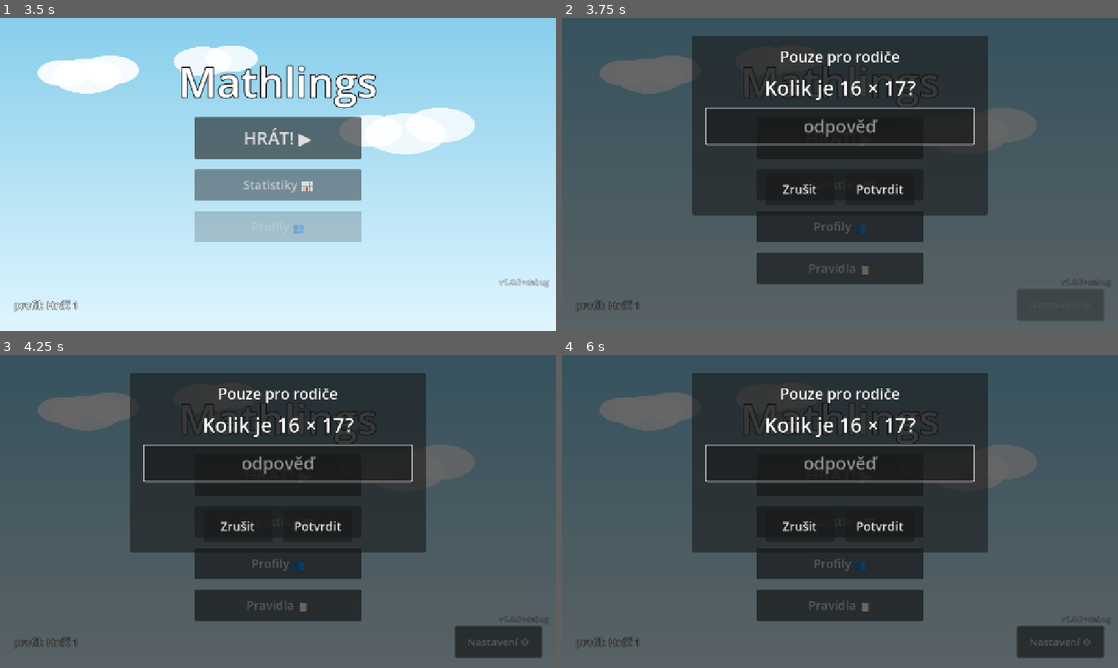
Above: before the commit, frames 1-4 (two rows, left to right).
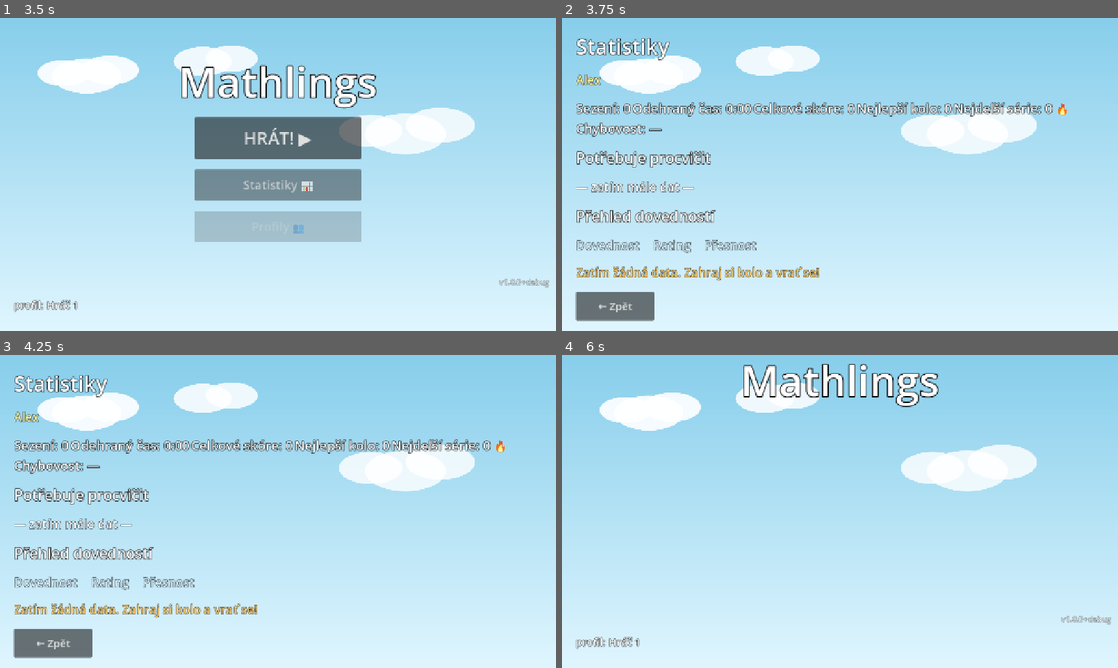
Above: after the commit, the same moments.

Repository: tomasbublik/Mathlings
Game: Godot game, scene res://scenes/main_menu/main_menu.tscn
Two runs of this game, one before a commit and one after it. Both use one fixed random seed, a clock stepped at 60 frames per second and the inputs below.
Inputs (mouse positions are in pixels of both pictures, inside the frame that each line leads up to):
- Up to frame 1 (3.5 s): click "English" at 0.5 s; click (278, 174) at 1.27 s; type "Alex" at 1.35 s; click "Vytvoř první profil" at 2 s; click "Čeština" at 2.75 s
- Up to frame 2 (3.75 s): click "Statistiky 📊" at 3.5 s
- Up to frame 3 (4.25 s): no input
- Up to frame 4 (6 s): click (617, 642) at 4.25 s, where only the run after the commit has a clickable "← Zpět"; click "Profily 👥" at 5 s; click (617, 642) at 5.75 s, where only the run after the commit has a clickable "← Zpět"

Frame 1 is identical in both runs. In frame 2, 99% of the frame differs, in the area x 0-100%, y 0-100%; in frame 3, 99%; in frame 4, 100%.

Commit message:
Keep text inputs above the soft keyboard, drop the parent gate
- Add KeyboardAvoider: slides content up while the Android on-screen
  keyboard is open so the input and its confirm button stay visible.
  Wired into the profile picker, profile manager and parent gate.
- Main menu opens Settings, Statistics and Profiles directly; the
  ParentGate scene is kept for a future, less annoying guard.
- Regenerate translation binaries with Godot 4.7.

Co-Authored-By: Claude Opus 5.5 (1M context) <noreply@anthropic.com>

Diff:
--- a/scenes/main_menu/main_menu.gd
+++ b/scenes/main_menu/main_menu.gd
@@ -2,7 +2,9 @@
 ## Main menu scene — entry point for the app.
 ## - "Hrát!" → scenes/game/game.tscn (or toast "Brzy!" if missing).
 ## - "Statistiky" → scenes/stats/stats.tscn (or toast).
-## - "Nastavení" → ParentGate → scenes/settings/settings.tscn.
+## - "Nastavení" → scenes/settings/settings.tscn.
+## ParentGate is currently not used (it annoyed more than it protected);
+## scenes/shared/parent_gate.* is kept for when a better guard is designed.
 ## - Profile badge reads SettingsStore + DB (fallback "Hráč 1").
 ## Reference: DESIGN §10.1, specs/P8a_main_menu.md
 
@@ -166,11 +168,6 @@
 
 
 func _on_stats_pressed() -> void:
-	var gate := ParentGate.open(self)
-	gate.passed.connect(_on_stats_gate_passed)
-
-
-func _on_stats_gate_passed() -> void:
 	if ResourceLoader.exists(STATS_SCENE):
 		get_tree().change_scene_to_file(STATS_SCENE)
 	else:
@@ -178,7 +175,6 @@
 
 
 func _on_rules_pressed() -> void:
-	# Rules screen is read-only and child-safe — no Parent Gate.
 	if ResourceLoader.exists(RULES_SCENE):
 		get_tree().change_scene_to_file(RULES_SCENE)
 	else:
@@ -186,12 +182,6 @@
 
 
 func _on_profiles_pressed() -> void:
-	# CRUD over profiles (delete, rename, ...) is grown-up territory; gate it.
-	var gate := ParentGate.open(self)
-	gate.passed.connect(_on_profiles_gate_passed)
-
-
-func _on_profiles_gate_passed() -> void:
 	if ResourceLoader.exists(PROFILES_SCENE):
 		get_tree().change_scene_to_file(PROFILES_SCENE)
 	else:
@@ -199,11 +189,6 @@
 
 
 func _on_settings_pressed() -> void:
-	var gate := ParentGate.open(self)
-	gate.passed.connect(_on_settings_gate_passed)
-
-
-func _on_settings_gate_passed() -> void:
 	if ResourceLoader.exists(SETTINGS_SCENE):
 		get_tree().change_scene_to_file(SETTINGS_SCENE)
 	else:
--- a/scenes/profiles/profile_manager.tscn
+++ b/scenes/profiles/profile_manager.tscn
@@ -1,7 +1,8 @@
-[gd_scene load_steps=3 format=3 uid="uid://cprofmgr00001"]
+[gd_scene load_steps=4 format=3 uid="uid://cprofmgr00001"]
 
 [ext_resource type="Script" path="res://scenes/profiles/profile_manager.gd" id="1_mgr"]
 [ext_resource type="Texture2D" path="res://assets/images/backgrounds/bg_sky.svg" id="2_bg"]
+[ext_resource type="Script" path="res://scripts/ui/keyboard_avoider.gd" id="3_kbavoid"]
 
 [node name="ProfileManager" type="Control"]
 layout_mode = 3
@@ -112,3 +113,8 @@
 custom_minimum_size = Vector2(180, 64)
 theme_override_font_sizes/font_size = 24
 text = "← Zpět"
+
+[node name="KeyboardAvoider" type="Node" parent="." node_paths=PackedStringArray("target", "keep_visible")]
+script = ExtResource("3_kbavoid")
+target = NodePath("../ScrollContainer")
+keep_visible = NodePath("../ScrollContainer/VBox/AddRow")
--- a/scenes/profiles/profile_picker.tscn
+++ b/scenes/profiles/profile_picker.tscn
@@ -1,7 +1,8 @@
-[gd_scene load_steps=3 format=3 uid="uid://cprofpick0001"]
+[gd_scene load_steps=4 format=3 uid="uid://cprofpick0001"]
 
 [ext_resource type="Script" path="res://scenes/profiles/profile_picker.gd" id="1_picker"]
 [ext_resource type="Texture2D" path="res://assets/images/backgrounds/bg_sky.svg" id="2_bg"]
+[ext_resource type="Script" path="res://scripts/ui/keyboard_avoider.gd" id="3_kbavoid"]
 
 [node name="ProfilePicker" type="Control"]
 layout_mode = 3
@@ -89,3 +90,8 @@
 theme_override_constants/outline_size = 6
 theme_override_font_sizes/font_size = 30
 horizontal_alignment = 1
+
+[node name="KeyboardAvoider" type="Node" parent="." node_paths=PackedStringArray("target", "keep_visible")]
+script = ExtResource("3_kbavoid")
+target = NodePath("../ContentVBox")
+keep_visible = NodePath("../ContentVBox/EmptyState")
--- a/scenes/shared/parent_gate.tscn
+++ b/scenes/shared/parent_gate.tscn
@@ -1,6 +1,7 @@
-[gd_scene load_steps=2 format=3 uid="uid://cpg8wzzrdparg"]
+[gd_scene load_steps=3 format=3 uid="uid://cpg8wzzrdparg"]
 
 [ext_resource type="Script" path="res://scenes/shared/parent_gate.gd" id="1_gate"]
+[ext_resource type="Script" path="res://scripts/ui/keyboard_avoider.gd" id="2_kbavoid"]
 
 [node name="ParentGate" type="CanvasLayer"]
 layer = 10
@@ -84,3 +85,8 @@
 custom_minimum_size = Vector2(160, 72)
 theme_override_font_sizes/font_size = 28
 text = "Potvrdit"
+
+[node name="KeyboardAvoider" type="Node" parent="." node_paths=PackedStringArray("target", "keep_visible")]
+script = ExtResource("2_kbavoid")
+target = NodePath("../Panel")
+keep_visible = NodePath("../Panel/Margin/VBox/Buttons")
--- /dev/null
+++ b/scripts/ui/keyboard_avoider.gd
@@ -0,0 +1,79 @@
+class_name KeyboardAvoider
+extends Node
+## Slides `target` upwards while the on-screen keyboard is open so that
+## `keep_visible` (typically the input + its confirm button) stays above it.
+##
+## Godot on Android does not resize the window when the soft keyboard
+## appears, so in landscape the keyboard covers the lower ~half of the
+## screen — including any centred text field. Drop this node into a scene,
+## point it at the content container and the controls that must stay
+## readable, and it handles the rest.
+##
+## The offset maths lives in the pure `compute_shift` so it can be
+## unit-tested without a device.
+
+## Gap (canvas units) kept between the keyboard / screen top and the content.
+const MARGIN: float = 16.0
+
+## How quickly the content follows the keyboard (higher = snappier).
+const FOLLOW_SPEED: float = 14.0
+
+## Control that gets moved up. Must not be a child of a Container, or the
+## container would immediately undo the offset.
+@export var target: Control
+
+## Control whose rect must end up above the keyboard. Defaults to `target`.
+@export var keep_visible: Control
+
+var _base_y: float = 0.0
+var _shift: float = 0.0
+
+
+func _ready() -> void:
+	if keep_visible == null:
+		keep_visible = target
+	if target != null:
+		_base_y = target.position.y
+
+
+func _process(delta: float) -> void:
+	if target == null or not keep_visible.is_visible_in_tree():
+		return
+	var desired := _desired_shift()
+	if is_zero_approx(desired) and is_zero_approx(_shift):
+		# Keyboard closed and at rest — re-sync with any layout change
+		# (e.g. rotation re-evaluating anchors).
+		_base_y = target.position.y
+		return
+	_shift = lerpf(_shift, desired, minf(1.0, delta * FOLLOW_SPEED))
+	if absf(_shift - desired) < 0.5:
+		_shift = desired
+	target.position.y = _base_y - _shift
+
+
+func _desired_shift() -> float:
+	var kb_px: int = DisplayServer.virtual_keyboard_get_height()
+	if kb_px <= 0:
+		return 0.0
+	var view_h: float = get_viewport().get_visible_rect().size.y
+	var window_h: float = float(DisplayServer.window_get_size().y)
+	if window_h <= 0.0:
+		return 0.0
+	# Keyboard height is reported in physical pixels; the UI lives in
+	# stretched canvas units.
+	var kb_top: float = view_h - kb_px * (view_h / window_h)
+	# Rect as it would be without our current shift applied.
+	var rect := keep_visible.get_global_rect()
+	return compute_shift(rect.position.y + _shift, rect.end.y + _shift, kb_top)
+
+
+## Returns how far (canvas units, >= 0) content must move up so the span
+## [rect_top, rect_bottom] sits above `kb_top`. If the span is taller than
+## the space left, its top is pinned to MARGIN instead — the first field
+## stays readable and the rest tucks under the keyboard.
+static func compute_shift(rect_top: float, rect_bottom: float, kb_top: float) -> float:
+	var needed := rect_bottom + MARGIN - kb_top
+	if needed <= 0.0:
+		return 0.0
+	var max_allowed := maxf(0.0, rect_top - MARGIN)
+	return minf(needed, max_allowed)
--- /dev/null
+++ b/tests/unit/test_keyboard_avoider.gd
@@ -0,0 +1,30 @@
+## GUT unit tests for KeyboardAvoider.compute_shift.
+## Pure function — no scene tree, no virtual keyboard required.
+
+extends GutTest
+
+const M: float = KeyboardAvoider.MARGIN
+
+
+func test_no_shift_when_content_is_above_keyboard() -> void:
+	assert_eq(KeyboardAvoider.compute_shift(100.0, 300.0, 400.0), 0.0)
+
+
+func test_no_shift_when_keyboard_closed() -> void:
+	# Closed keyboard ⇒ kb_top at the bottom edge of a 720-tall viewport.
+	assert_eq(KeyboardAvoider.compute_shift(330.0, 520.0, 720.0), 0.0)
+
+
+func test_shifts_just_enough_to_clear_keyboard() -> void:
+	# Bottom at 520 must end MARGIN above kb_top 360 ⇒ move by 160 + M.
+	assert_eq(KeyboardAvoider.compute_shift(330.0, 520.0, 360.0), 160.0 + M)
+
+
+func test_tall_content_pins_top_to_margin() -> void:
+	# 500-tall span cannot fit above a keyboard at 300: keep its top visible.
+	assert_eq(KeyboardAvoider.compute_shift(200.0, 700.0, 300.0), 200.0 - M)
+
+
+func test_never_returns_negative_shift() -> void:
+	# Content already hugging the top edge and still overlapping.
+	assert_eq(KeyboardAvoider.compute_shift(5.0, 500.0, 300.0), 0.0)
Binary file changed: assets/translations/strings.ar.translation
Binary file changed: assets/translations/strings.bn.translation
Binary file changed: assets/translations/strings.cs.translation
Binary file changed: assets/translations/strings.en.translation
Binary file changed: assets/translations/strings.es.translation
Binary file changed: assets/translations/strings.fr.translation
Binary file changed: assets/translations/strings.hi.translation
Binary file changed: assets/translations/strings.id.translation
Binary file changed: assets/translations/strings.pt.translation
Binary file changed: assets/translations/strings.ru.translation
Binary file changed: assets/translations/strings.ur.translation
Binary file changed: assets/translations/strings.zh.translation
(and 2 more such lines)
